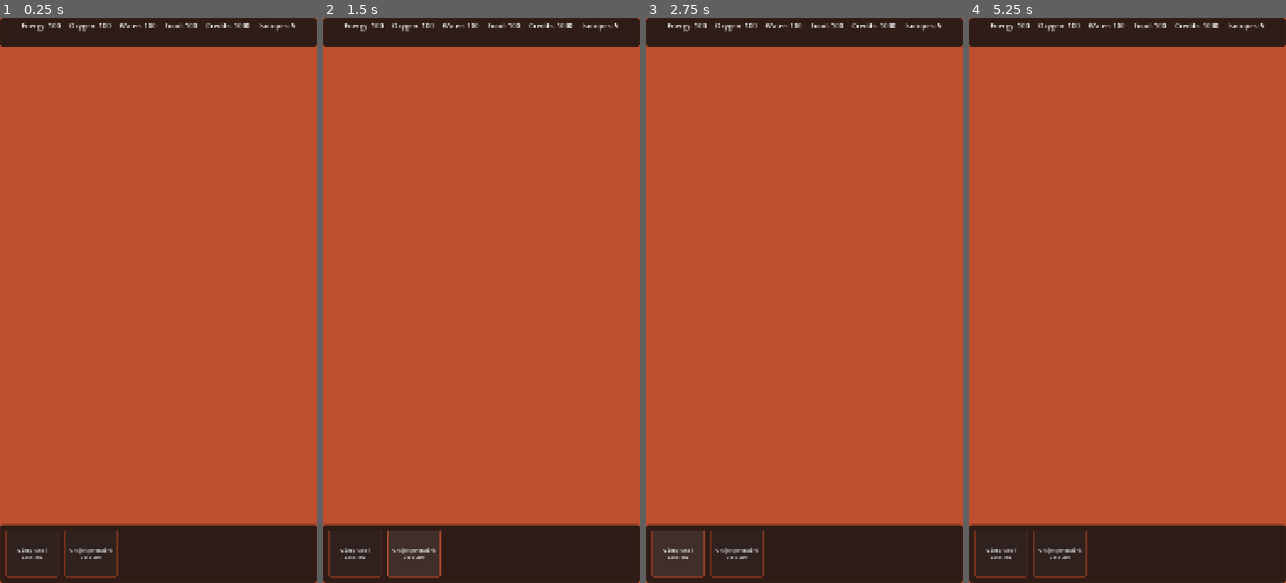
Above: before the commit, frames 1-4 (left to right).
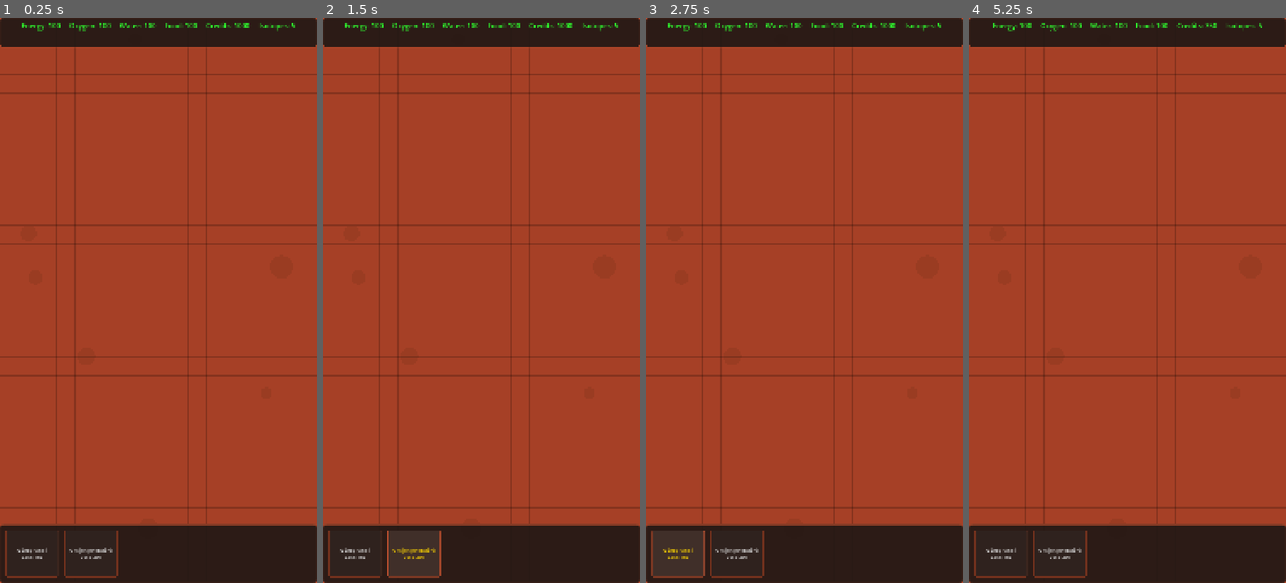
Above: after the commit, the same moments.

Repository: oguzkir/App-M
Game: Godot game, scene res://scenes/MainScene.tscn
Two runs of this game, one before a commit and one after it. Both use one fixed random seed, a clock stepped at 60 frames per second and the inputs below.
Inputs (mouse positions are in pixels of both pictures, inside the frame that each line leads up to):
- Up to frame 1 (0.25 s): no input
- Up to frame 2 (1.5 s): click "Güneş Paneli Cost: 150" at 0.5 s; click "Oksijen Jeneratörü Cost: 250" at 1.25 s
- Up to frame 3 (2.75 s): click "Güneş Paneli Cost: 150" at 2 s
- Up to frame 4 (5.25 s): click "Oksijen Jeneratörü Cost: 250" at 2.75 s; click "Güneş Paneli Cost: 150" at 3.5 s; click "Oksijen Jeneratörü Cost: 250" at 4.25 s; tap Enter at 5 s; move the mouse to (1197, 272) at 5.02 s; click (1197, 272) at 5.17 s

The runs differ from the first frame. In frame 1, 4.9% of the frame differs, in the area x 0-100%, y 0-90%; in frame 2, 5.0%; in frame 3, 5.0%; in frame 4, 5.1%.

Commit message:
Force UI themes and improve Mars terrain visuals with noise-like patterns

Diff:
--- a/project.godot
+++ b/project.godot
@@ -37,6 +37,10 @@
 
 enabled=PackedStringArray("res://addons/copy_all_errors/plugin.cfg")
 
+[gui]
+
+theme/custom="res://ui/themes/MarsTheme.tres"
+
 [rendering]
 
 renderer/rendering_method="mobile"
--- a/scenes/MainScene.tscn
+++ b/scenes/MainScene.tscn
@@ -11,18 +11,8 @@
 
 [node name="MainScene" type="Node2D"]
 
-[node name="Background" type="CanvasLayer" parent="."]
-layer = -1
-
-[node name="ColorRect" type="ColorRect" parent="Background"]
-anchors_preset = 15
-anchor_right = 1.0
-anchor_bottom = 1.0
-grow_horizontal = 2
-grow_vertical = 2
-color = Color(0.745098, 0.313726, 0.184314, 1) # Mars Surface Color
-
 [node name="GridVisualizer" type="Node2D" parent="."]
+z_index = -10
 script = ExtResource("4_gridvis")
 
 [node name="Camera2D" type="Camera2D" parent="."]
--- a/scripts/GridVisualizer.gd
+++ b/scripts/GridVisualizer.gd
@@ -1,20 +1,33 @@
 extends Node2D
+
+# Advanced Grid & Terrain Visualizer
+# Draws a textured-like Mars surface and a clear grid
 
 func _draw():
 	var tile_size = GridManager.tile_size
-	var grid_color = Color(1, 1, 1, 0.1) # Very faint white
-	var line_width = 1.0
+	var grid_width = 100
+	var grid_height = 100
 
-	# Draw a large enough grid (e.g., 50x50 tiles)
-	var grid_width = 50
-	var grid_height = 80
+	# 1. Draw "Mars-y" Base with Noise-like pattern
+	# Instead of a flat rect, we draw multiple tinted rects for "texture"
+	draw_rect(Rect2(0, 0, grid_width * tile_size, grid_height * tile_size), Color(0.65, 0.25, 0.15))
 
+	var rng = RandomNumberGenerator.new()
+	rng.seed = 42 # Constant seed for consistent "terrain"
+
+	# Draw some "craters" and "rocks" (simple circles and rects for now)
+	for i in range(200):
+		var pos = Vector2(rng.randf_range(0, grid_width * tile_size), rng.randf_range(0, grid_height * tile_size))
+		var size = rng.randf_range(10, 50)
+		var color_tint = Color(0.5, 0.2, 0.1, 0.3)
+		draw_circle(pos, size, color_tint)
+
+	# 2. Draw Sharp Grid
+	var grid_color = Color(0, 0, 0, 0.2)
 	for x in range(grid_width + 1):
-		draw_line(Vector2(x * tile_size, 0), Vector2(x * tile_size, grid_height * tile_size), grid_color, line_width)
-
+		draw_line(Vector2(x * tile_size, 0), Vector2(x * tile_size, grid_height * tile_size), grid_color, 1.5)
 	for y in range(grid_height + 1):
-		draw_line(Vector2(0, y * tile_size), Vector2(grid_width * tile_size, y * tile_size), grid_color, line_width)
+		draw_line(Vector2(0, y * tile_size), Vector2(grid_width * tile_size, y * tile_size), grid_color, 1.5)
 
 func _ready():
-	# Redraw if tile_size changes (though it shouldn't at runtime here)
 	queue_redraw()
--- a/ui/themes/MarsTheme.tres
+++ b/ui/themes/MarsTheme.tres
@@ -37,9 +37,11 @@
 corner_radius_bottom_left = 4
 
 [resource]
+Button/colors/font_color = Color(0.875, 0.875, 0.875, 1)
+Button/colors/font_hover_color = Color(1, 0.843137, 0, 1)
 Button/styles/hover = SubResource("StyleBoxFlat_Button_Hover")
 Button/styles/normal = SubResource("StyleBoxFlat_Button_Normal")
 Button/styles/pressed = SubResource("StyleBoxFlat_Button_Hover")
+Label/colors/font_color = Color(0.18, 1, 0.18, 1)
+Label/font_sizes/font_size = 24
 Panel/styles/panel = SubResource("StyleBoxFlat_Panel")
-Label/colors/font_color = Color(0.941176, 0.941176, 0.941176, 1)
-Label/font_sizes/font_size = 24
Binary file removed: image.png
